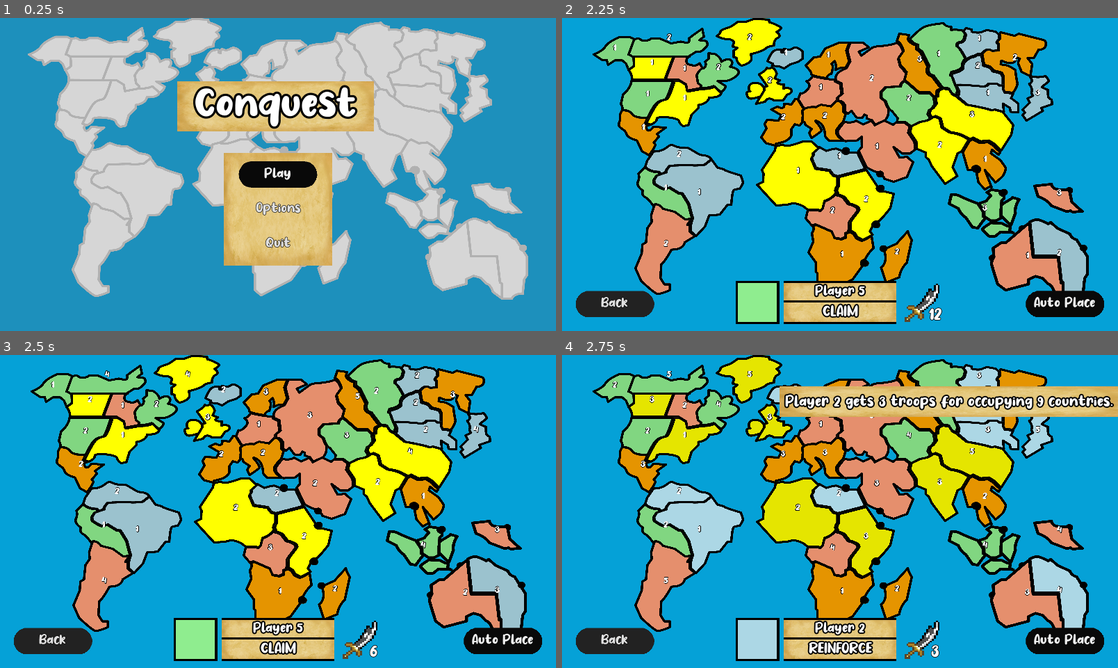
Above: before the commit, frames 1-4 (two rows, left to right).
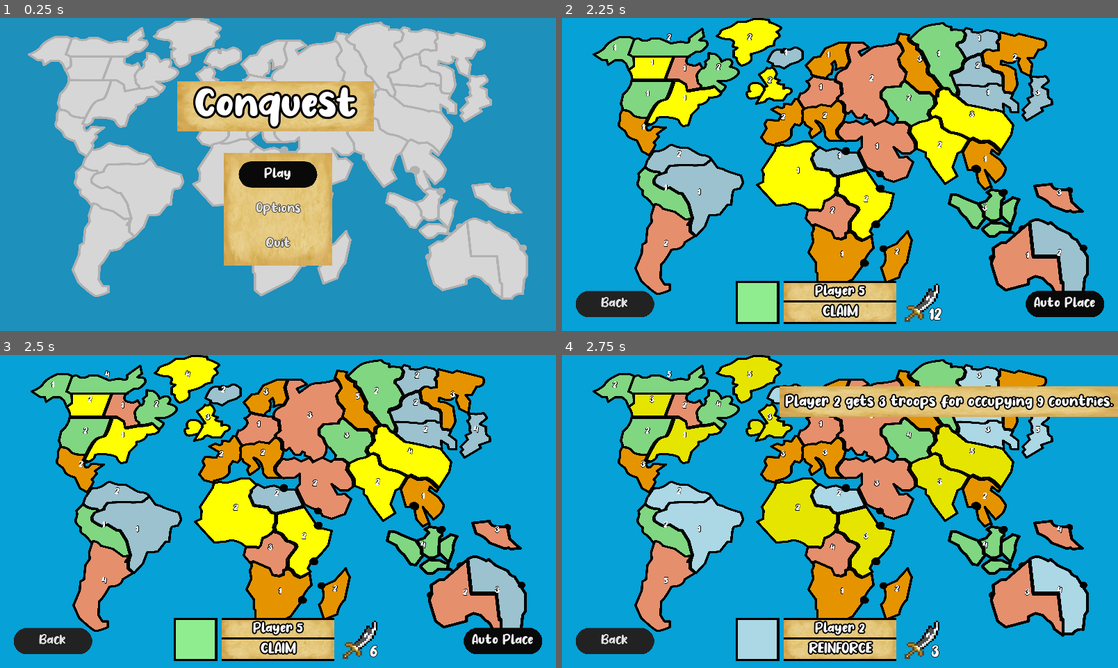
Above: after the commit, the same moments.

Repository: argosopentech/Conquest
Game: Godot game, scene res://Source/Main/Main.tscn
Two runs of this game, one before a commit and one after it. Both use one fixed random seed, a clock stepped at 60 frames per second and the inputs below.
Inputs:
- Up to frame 1 (0.25 s): no input
- Up to frame 2 (2.25 s): click "Play" at 0.5 s; click "Auto Place" at 1.25 s; click "Auto Place" at 2 s
- Up to frame 3 (2.5 s): no input
- Up to frame 4 (2.75 s): no input

Frames 1-3 are identical in both runs. In frame 4, 1.0% of the frame differs, in the area x 83-98%, y 87-96%.

Commit message:
Autplace button fix

Diff:
--- a/Source/Gameplay/Game/Game.gd
+++ b/Source/Gameplay/Game/Game.gd
@@ -4,6 +4,7 @@
 
 onready var countries = find_node("Countries")
 onready var players = find_node("PlayersQueue")
+onready var auto_place_button = find_node("AutoPlace")
 
 var active_player: Player = null
 var active_player_index = -1
@@ -35,6 +36,7 @@
 	update_countries_on_turn_complete()
 	if all_players_placed_all_troops():
 		p_active_player.all_troops_placed()
+		auto_place_button.hide()
 	else:
 		if auto_place:
 			auto_place_troops()
